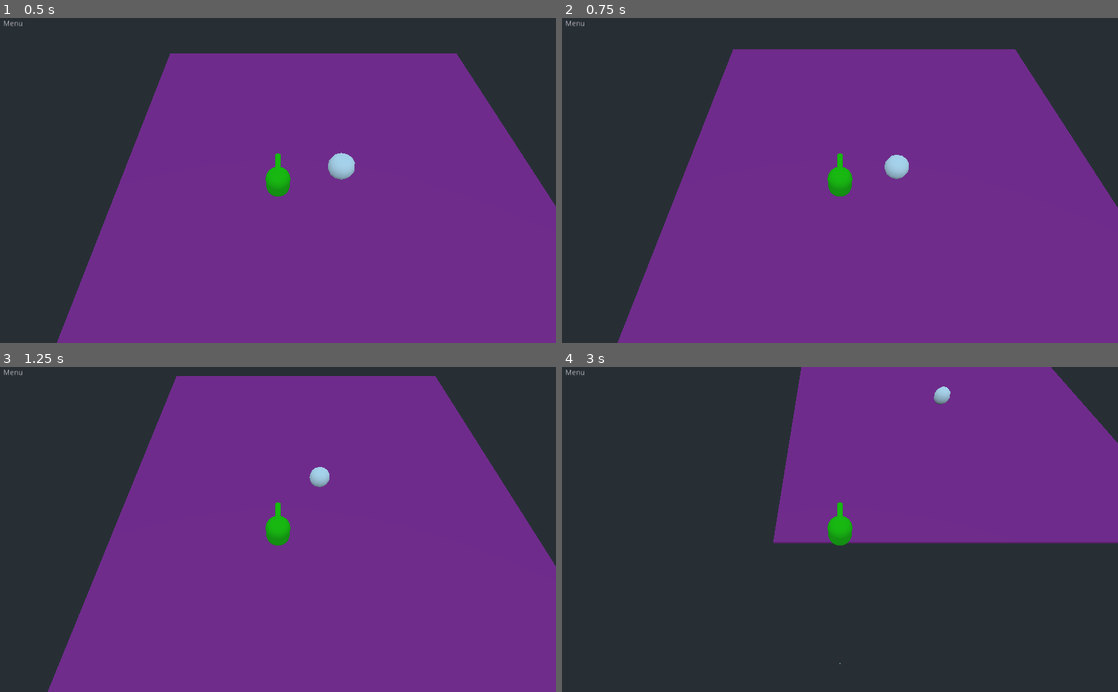
Above: before the commit, frames 1-4 (two rows, left to right).
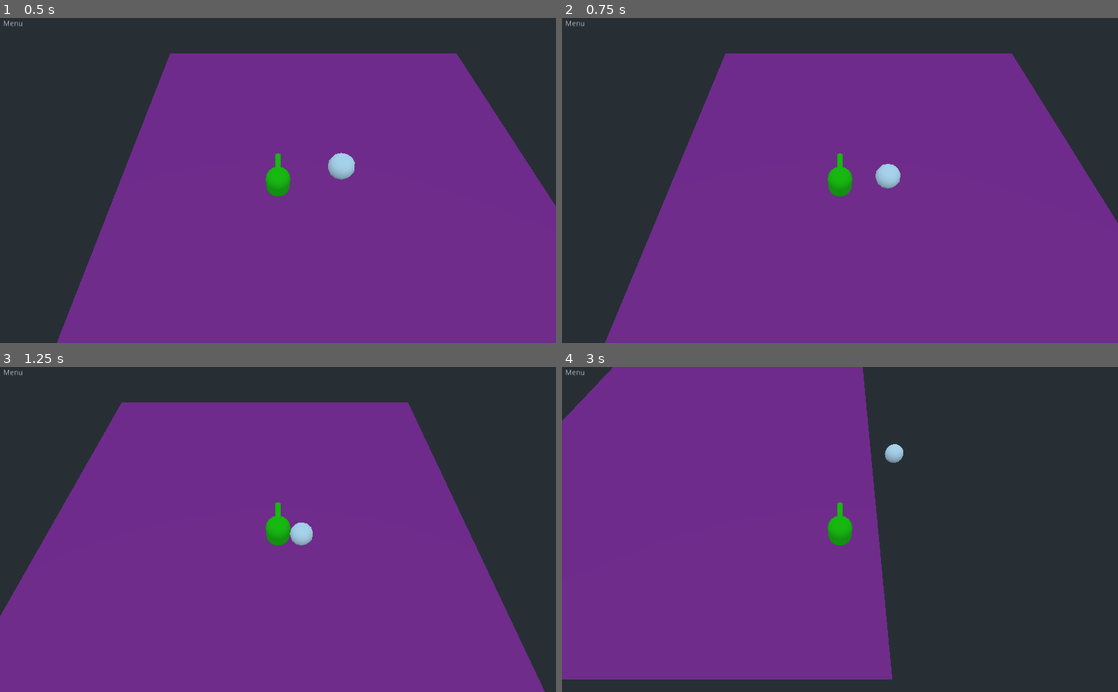
Above: after the commit, the same moments.

Repository: c-dante/godot-jam
Game: Godot game, scene res://FirstScene.tscn
Same seed, same stepped clock (60 frames per second), same inputs: the game is played once before the commit and once after it.
Inputs (mouse positions are in pixels of both pictures, inside the frame that each line leads up to):
- Up to frame 1 (0.5 s): no input
- Up to frame 2 (0.75 s): move the mouse to (962, 164) at 0.52 s; hold D (move_right) from 0.53 s (still down)
- Up to frame 3 (1.25 s): keep holding D (move_right)
- Up to frame 4 (3 s): move the mouse to (728, 545) at 1.27 s; release D (move_right) at 1.28 s; hold S (move_down) 1.28-2.03 s; move the mouse to (895, 458) at 2.02 s; hold D (move_right) 2.03-2.78 s; move the mouse to (812, 594) at 2.77 s; hold W (move_up) from 2.78 s (still down)

Frame 1 is identical in both runs. In frame 2, 3.2% of the frame differs, in the area x 7-100%, y 9-100%; in frame 3, 22%; in frame 4, 68%, in the area x 0-100%, y 0-97%.

Commit message:
Added an interval logger to help debug.

Diff:
--- a/Controls.gd
+++ /dev/null
@@ -1,16 +0,0 @@
-extends Node
-
-
-# Declare member variables here. Examples:
-# var a = 2
-# var b = "text"
-
-
-# Called when the node enters the scene tree for the first time.
-func _ready():
-	pass # Replace with function body.
-
-
-# Called every frame. 'delta' is the elapsed time since the previous frame.
-#func _process(delta):
-#	pass
--- a/FirstScene.tscn
+++ b/FirstScene.tscn
@@ -6,8 +6,20 @@
 [ext_resource path="res://player/Player.tscn" type="PackedScene" id=4]
 [ext_resource path="res://src/InputMovement.gd" type="Script" id=5]
 [ext_resource path="res://src/ui/ui.tscn" type="PackedScene" id=6]
+[ext_resource path="res://src/util/TimedLog.gd" type="Script" id=7]
 
-[node name="Spatial" type="Spatial"]
+[node name="Main" type="Spatial"]
+
+[node name="TimedLog" type="Timer" parent="."]
+process_mode = 0
+wait_time = 0.1
+one_shot = true
+script = ExtResource( 7 )
+__meta__ = {
+"_editor_description_": "Helper to delat printing frequency. Awkward but:
+
+$\"/root/Main/TimedLog\".print(\"value\")"
+}
 
 [node name="Ball" parent="." instance=ExtResource( 1 )]
 transform = Transform( 1, 0, 0, 0, 1, 0, 0, 0, 1, 0, 5.08165, 0 )
@@ -15,6 +27,7 @@
 
 [node name="Area" parent="." instance=ExtResource( 3 )]
 transform = Transform( 19.0236, 0, 0, 0, 1.03084, 0, 0, 0, 20.5937, 0, 0, 0 )
+collision_layer = 2148007937
 
 [node name="KinematicBody" parent="." instance=ExtResource( 4 )]
 transform = Transform( 1, 0, 0, 0, 1, 0, 0, 0, 1, 4.70083, 3.01115, 0 )
@@ -22,7 +35,7 @@
 
 [node name="Controls" type="Node" parent="KinematicBody"]
 script = ExtResource( 5 )
-cameraPath = NodePath("../../Camera")
+test = NodePath("../../../Main/TimedLog")
 
 [node name="GimbalCamera" type="Spatial" parent="KinematicBody"]
 transform = Transform( -4.37114e-08, 0, 1, 0, 1, 0, -1, 0, -4.37114e-08, 0, 11, 0 )
@@ -31,8 +44,8 @@
 transform = Transform( -2.18557e-08, -0.866025, 0.5, -3.78552e-08, 0.5, 0.866025, -1, -3.55271e-15, -4.37114e-08, 9.54227, 7.78057, 0 )
 
 [node name="UI" parent="." instance=ExtResource( 6 )]
-playerCamPath = NodePath("../KinematicBody/GimbalCamera/Camera")
-cam1Path = NodePath("../Camera")
+playerCamPath = NodePath("../../Main/KinematicBody/GimbalCamera/Camera")
+cam1Path = NodePath("../../Main/Camera")
 
 [node name="Camera" type="Camera" parent="."]
 transform = Transform( -0.0917683, -0.616427, 0.782046, 0.0763278, 0.778695, 0.622742, -0.992851, 0.11684, -0.024409, 12.8223, 10.0136, 0.468596 )
--- a/project.godot
+++ b/project.godot
@@ -24,12 +24,22 @@
 "language": "GDScript",
 "path": "res://addons/godot-easing-functions-f6c41cf14c1bed92ed98a2bcd750c897e696ff71/EasingFunctions_V3.gd"
 }, {
+"base": "Reference",
+"class": "Global",
+"language": "GDScript",
+"path": "res://src/Global.gd"
+}, {
+"base": "Reference",
+"class": "Log",
+"language": "GDScript",
+"path": "res://src/util/TimedLog.gd"
+}, {
 "base": "Node",
 "class": "Movement",
 "language": "GDScript",
 "path": "res://src/Movement.gd"
 }, {
-"base": "Reference",
+"base": "Object",
 "class": "RNGTools",
 "language": "GDScript",
 "path": "res://addons/rngtools/RNGTools.gd"
@@ -38,6 +48,8 @@
 "Easing": "",
 "EasingV2": "",
 "EasingV3": "",
+"Global": "",
+"Log": "",
 "Movement": "",
 "RNGTools": ""
 }
--- /dev/null
+++ b/src/Global.gd
@@ -0,0 +1,5 @@
+class_name Global
+
+static func test():
+	print("Hi")
+	return 10
--- a/src/InputMovement.gd
+++ b/src/InputMovement.gd
@@ -1,17 +1,17 @@
 extends "res://src/Movement.gd"
+const Global = preload("res://src/Global.gd")
 
-export (NodePath) var cameraPath = ""
+onready var view = get_viewport()
 
-var camera: Camera
-
+var ray_length = 1000
+export (NodePath) var test
 func _ready():
-	print("CHILD READY")
-	if !cameraPath:
-		push_error("Camera path required")
-	camera = get_node(cameraPath)
-	print(camera)
+	print(Global.test())
 
 func _physics_process(delta):
+	var camera = view.get_camera()
+
+	# Handle camera based movement
 	var cameraTransform = camera.get_global_transform()
 	if Input.is_action_pressed("move_up"):
 		direction += -cameraTransform.basis[2]
@@ -21,3 +21,11 @@
 		direction += -cameraTransform.basis[0]
 	if Input.is_action_pressed("move_right"):
 		direction += cameraTransform.basis[0]
+
+	# Player rotation to mouse target
+	var mouse = get_viewport().get_mouse_position()
+	var from = camera.project_ray_origin(mouse)
+	var to = from + camera.project_ray_normal(mouse) * ray_length
+	var space_state = node.get_world().direct_space_state
+	var intersections = space_state.intersect_ray(from, to, [], 1 << 19)
+	$"/root/Main/TimedLog".print(intersections)
--- a/src/ui/ui.tscn
+++ b/src/ui/ui.tscn
@@ -1,14 +1,18 @@
-[gd_scene load_steps=4 format=2]
+[gd_scene load_steps=5 format=2]
 
 [ext_resource path="res://test.theme" type="Theme" id=1]
 [ext_resource path="res://src/ui/MenuBtn.gd" type="Script" id=2]
 [ext_resource path="res://src/ui/ui.gd" type="Script" id=3]
+[ext_resource path="res://src/ui/ui.theme" type="Theme" id=4]
 
 [node name="Control" type="Control"]
 margin_right = 40.0
 margin_bottom = 40.0
-theme = ExtResource( 1 )
+theme = ExtResource( 4 )
 script = ExtResource( 3 )
+__meta__ = {
+"_edit_use_anchors_": false
+}
 
 [node name="MenuBtn" type="ToolButton" parent="."]
 margin_right = 12.0
@@ -24,9 +28,8 @@
 [node name="Menu" type="TabContainer" parent="."]
 margin_left = 5.0
 margin_top = 29.0
-margin_right = 556.0
-margin_bottom = 261.0
-theme = ExtResource( 1 )
+margin_right = 249.0
+margin_bottom = 240.0
 tab_align = 0
 __meta__ = {
 "_edit_use_anchors_": false
--- /dev/null
+++ b/src/util/TimedLog.gd
@@ -0,0 +1,13 @@
+extends Timer
+
+var startAgain = false
+
+func _physics_process(delta):
+	if startAgain && is_stopped():
+		startAgain = false
+		start(wait_time)
+
+func print(value):
+	if is_stopped():
+		print(value)
+		startAgain = true
Not shown: 1 places in FirstScene.tscn that only renumber resources
Binary file added: src/ui/ui.theme
Binary file changed: test.theme
Not shown, changed: README.md
Not shown, removed: addons/rngtools/LICENSE.md
Not shown, added: dev.md
